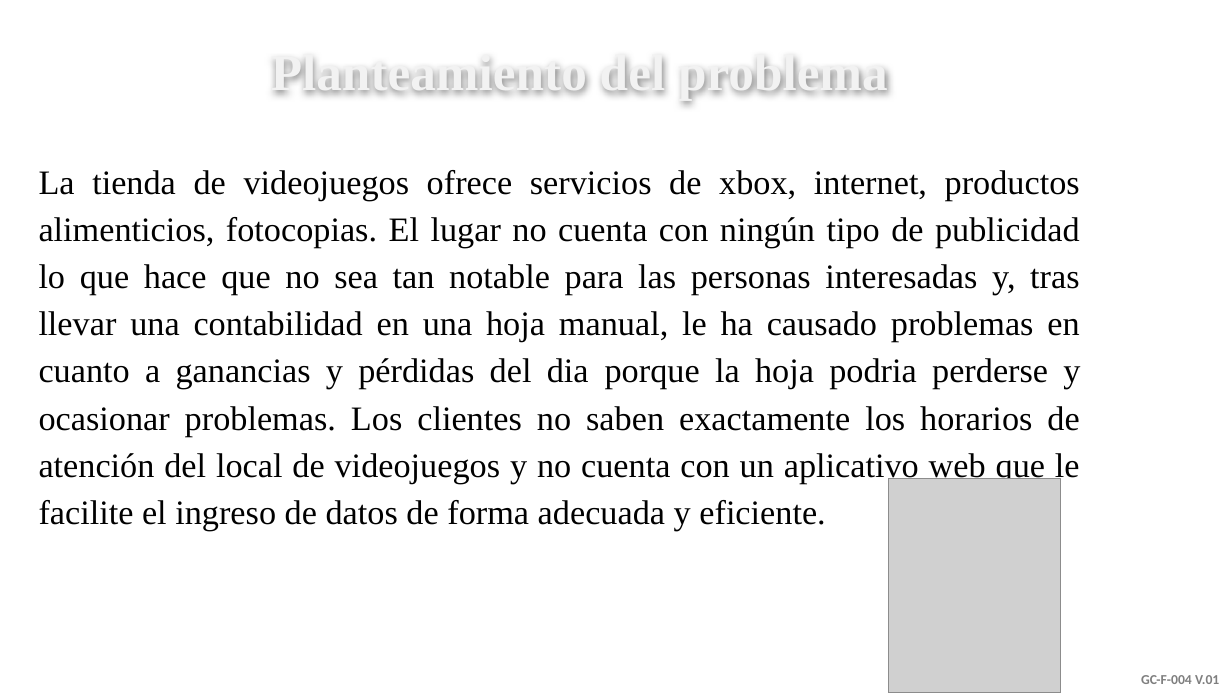
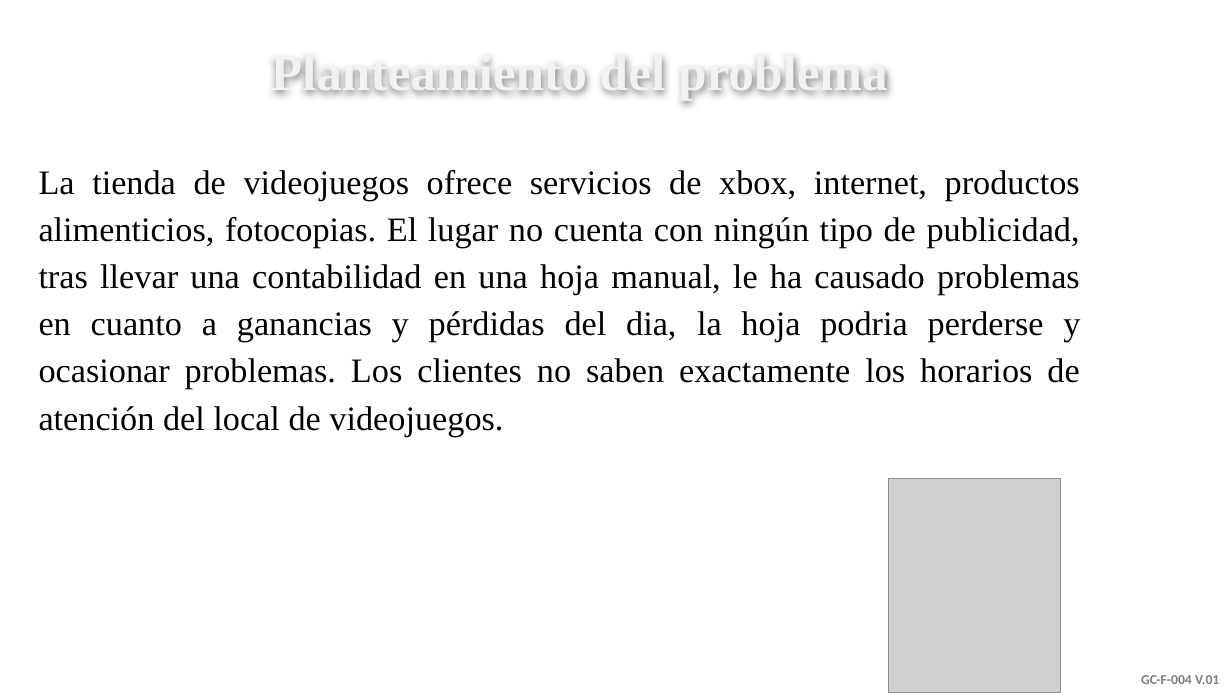
Before and after one commit to senaceet/Kyukeisho_New, a slide deck: slide 6 of 1- Analisis/1- Presentación/Presentación_Componente_Metodologico.pptx. Drawn at 1232x693 pixels with LibreOffice and Linux fonts; fonts in the diff are those of the drawing; grey boxes stand for pictures; background and template pictures are left out. Boxes give left, top, right and bottom in pixels: in the first picture for what was removed or moved away, otherwise in the second. Text is boxed around its words. In the diff, an @@ line names an element or a change of style, - is before the commit and + after.

```diff
--- a/1- Analisis/1- Presentación/Presentación_Componente_Metodologico.pptx
+++ b/1- Analisis/1- Presentación/Presentación_Componente_Metodologico.pptx
@@ text at [39, 170, 1080, 437]: text changed @@
-La tienda de videojuegos ofrece servicios de xbox, internet, productos alimenticios, fotocopias. El lugar no cuenta con ningún tipo de publicidad lo que hace que no sea tan notable para las personas interesadas y, tras llevar una contabilidad en una hoja manual, le ha causado problemas en cuanto a ganancias y pérdidas del dia porque la hoja podria perderse y ocasionar problemas. Los clientes no saben exactamente los horarios de atención del local de videojuegos y no cuenta con un aplicativo web que le facilite el ingreso de datos de forma adecuada y eficiente.
+La tienda de videojuegos ofrece servicios de xbox, internet, productos alimenticios, fotocopias. El lugar no cuenta con ningún tipo de publicidad, tras llevar una contabilidad en una hoja manual, le ha causado problemas en cuanto a ganancias y pérdidas del dia, la hoja podria perderse y ocasionar problemas. Los clientes no saben exactamente los horarios de atención del local de videojuegos.
```
Also in this commit, not shown: 6 other slides changed.
